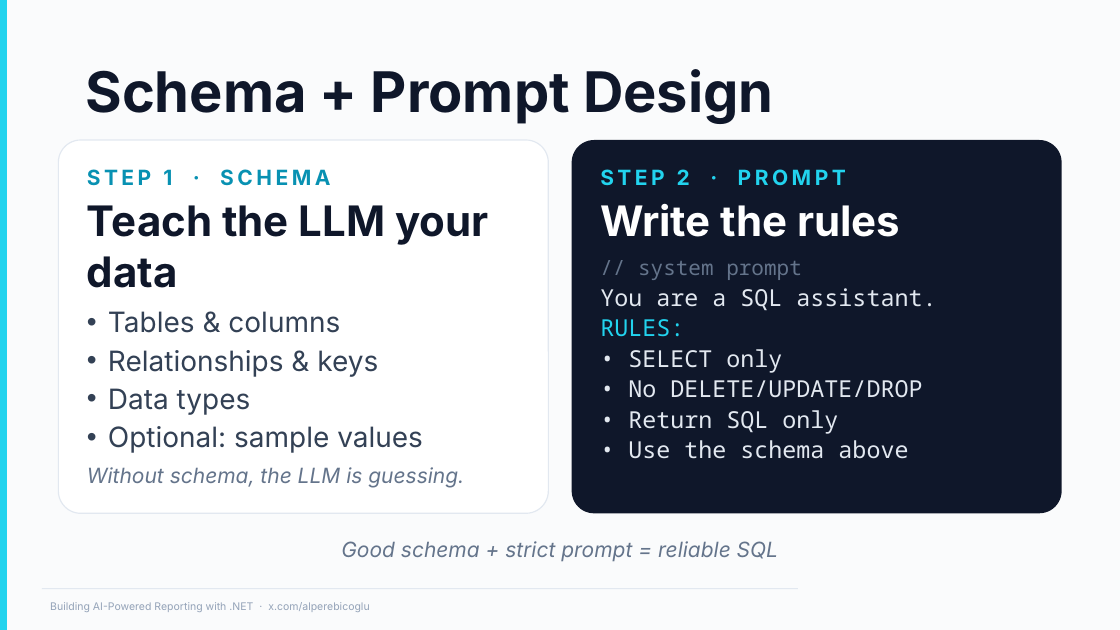
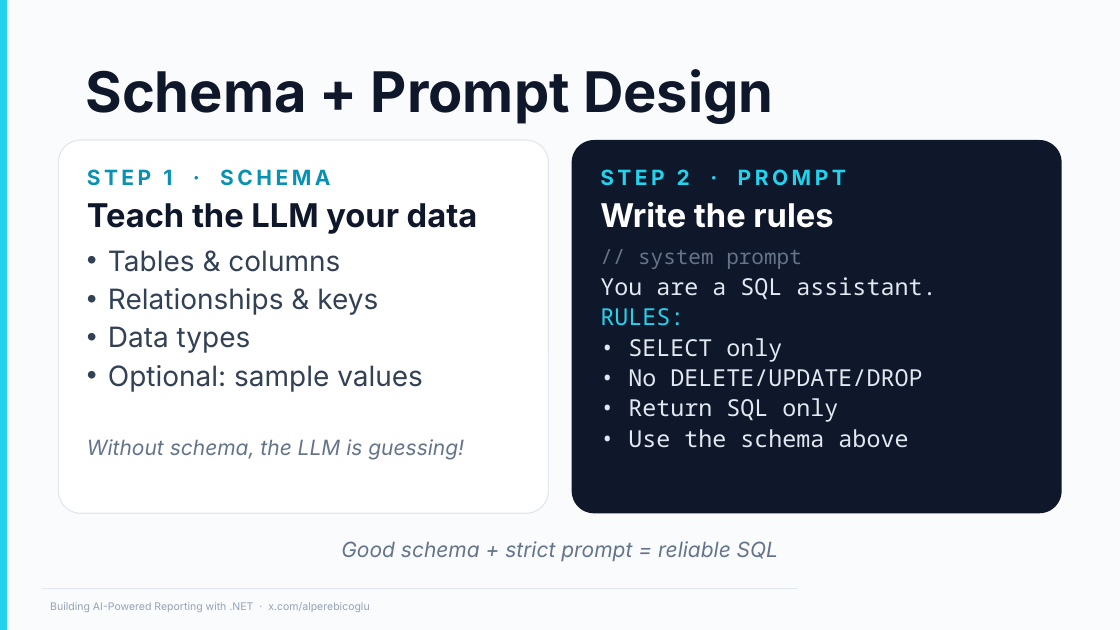
Before and after one commit to ebicoglu/chat-with-your-data-conference, a slide deck: slide 8 of Presentation.pptx. Drawn at 1120x630 pixels with LibreOffice and Linux fonts; fonts in the diff are those of the drawing; background and template pictures are left out. Boxes give left, top, right and bottom in pixels: in the first picture for what was removed or moved away, otherwise in the second. Text is boxed around its words. In the diff, an @@ line names an element or a change of style, - is before the commit and + after.

```diff
--- a/Presentation.pptx
+++ b/Presentation.pptx
@@ text in rounded rectangle at (x1=87, y1=203, x2=478, y2=234): size 36 to 28 pt in "Teach the LLM your data" @@
@@ text in rounded rectangle at (x1=600, y1=202, x2=833, y2=228): size 36 to 28 pt in "Write the rules" @@
@@ text in rounded rectangle at (x1=87, y1=439, x2=464, y2=460): text changed @@
-Without schema, the LLM is guessing.
+Without schema, the LLM is guessing!
```
Also in this commit, not shown: 12 other slides changed.
